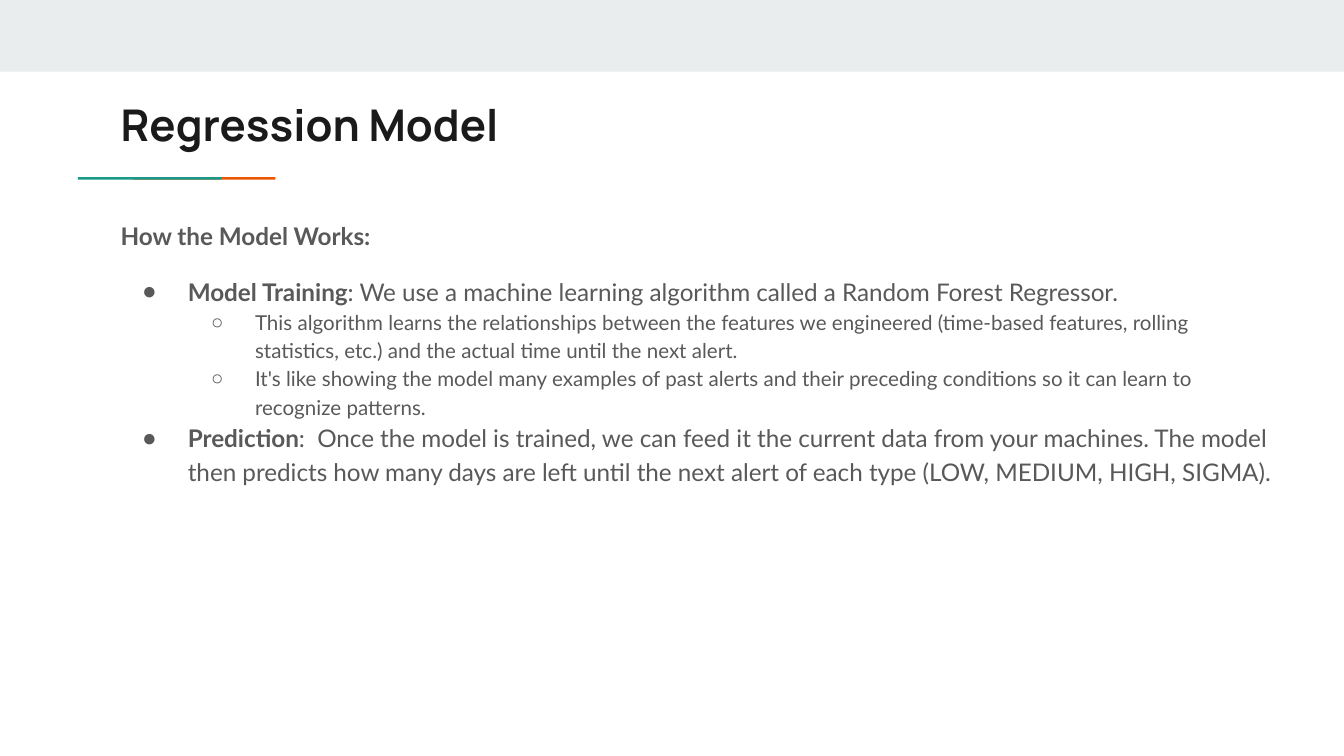
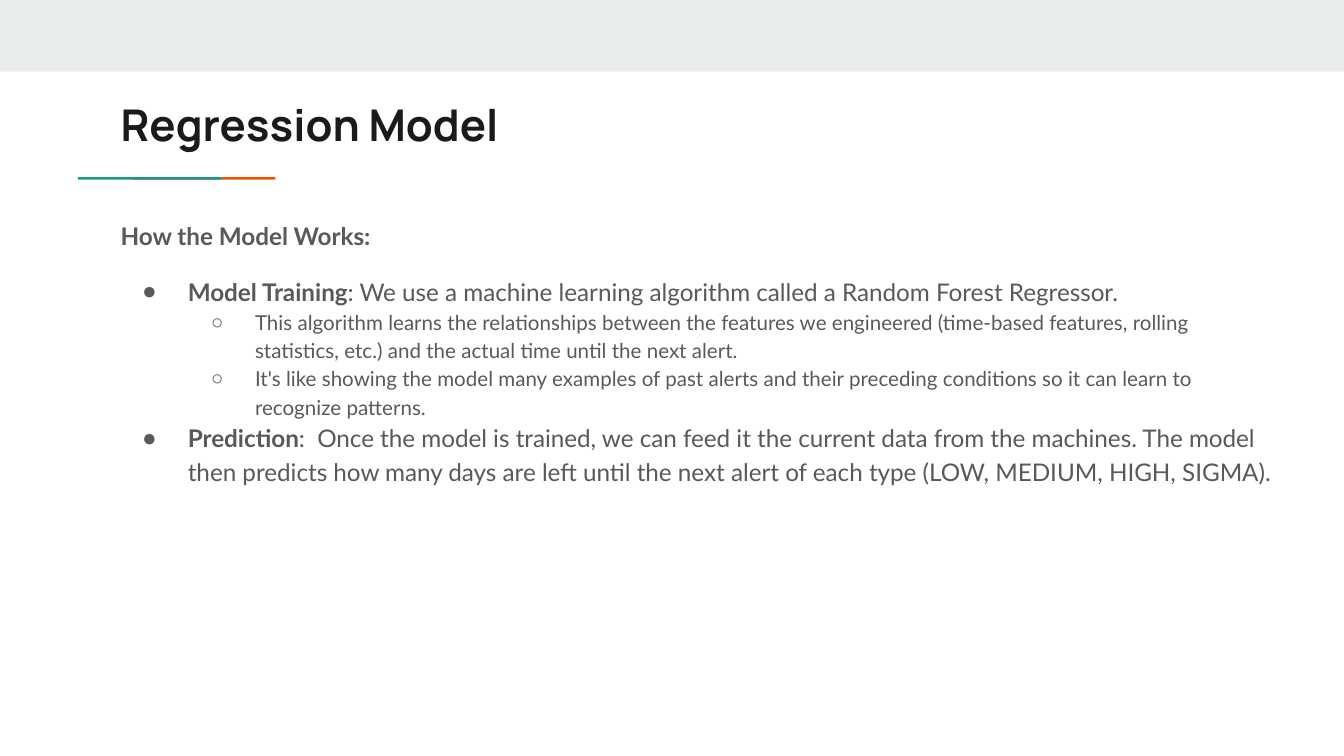
Before and after one commit to amoshnin/Work-HTOL.TMON, a slide deck: slide 3 of predictive_maintainance/Predictive Maintainance Results Presentation.pptx. Drawn at 1344x756 pixels with LibreOffice and Linux fonts; fonts in the diff are those of the drawing. Boxes give left, top, right and bottom in pixels: in the first picture for what was removed or moved away, otherwise in the second. Text is boxed around its words. In the diff, an @@ line names an element or a change of style, - is before the commit and + after.

```diff
--- a/predictive_maintainance/Predictive Maintainance Results Presentation.pptx
+++ b/predictive_maintainance/Predictive Maintainance Results Presentation.pptx
@@ text at (188, 429, 1271, 485): text changed @@
-● Prediction: Once the model is trained, we can feed it the current data from your machines. The model then predicts how many days are left until the next alert of each type (LOW, MEDIUM, HIGH, SIGMA).
+● Prediction: Once the model is trained, we can feed it the current data from the machines. The model then predicts how many days are left until the next alert of each type (LOW, MEDIUM, HIGH, SIGMA).
```
Also in this commit, not shown: 2 other slides changed.
